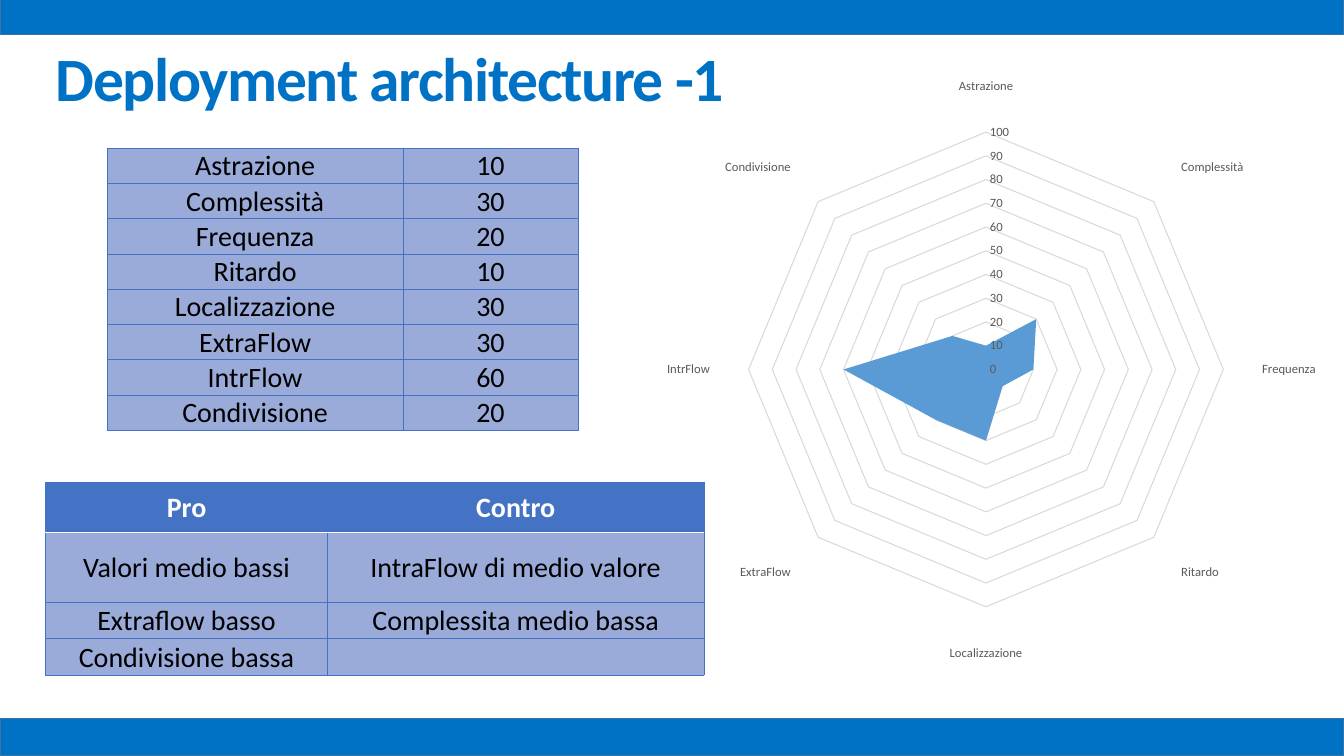
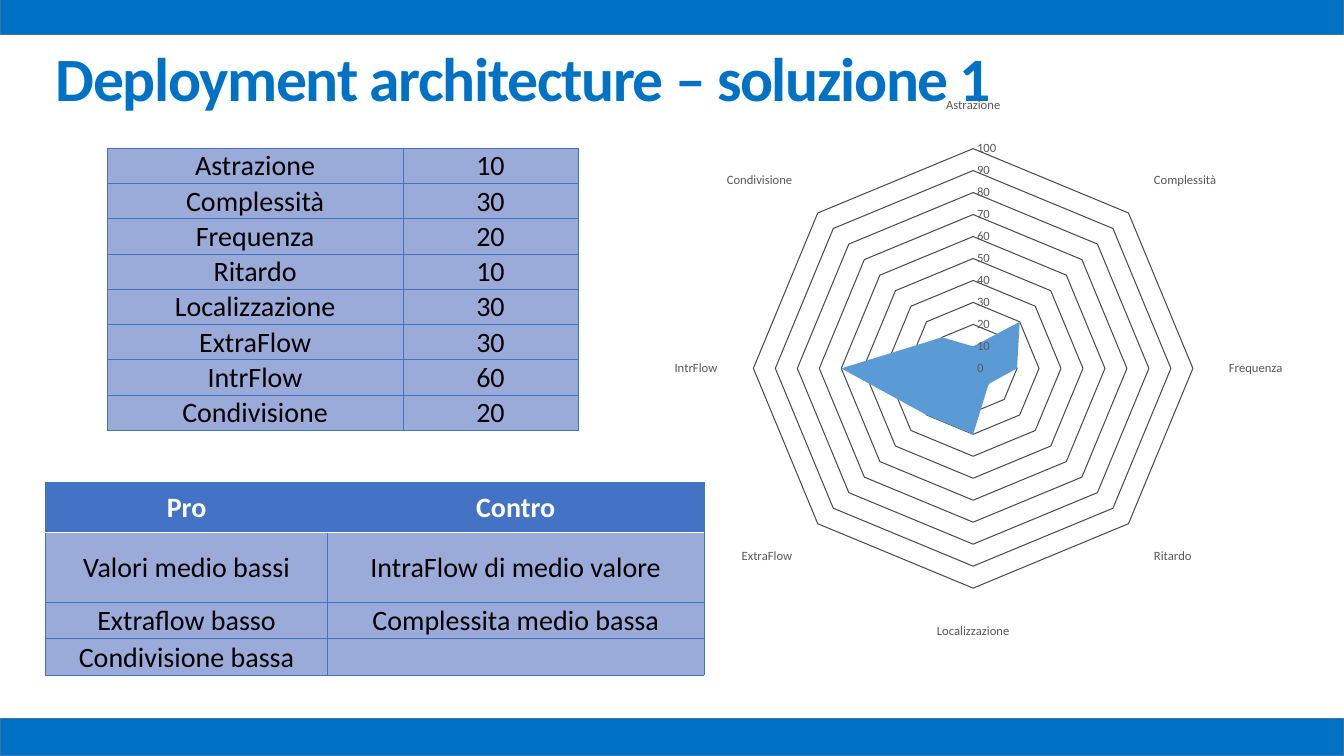
Before and after one commit to mz1991/ProgettoFebbraio2015, a slide deck: slide 34 of Febbraio 2015.pptx. Drawn at 1344x756 pixels with LibreOffice and Linux fonts; fonts in the diff are those of the drawing. Boxes give left, top, right and bottom in pixels: in the first picture for what was removed or moved away, otherwise in the second. Text is boxed around its words. In the diff, an @@ line names an element or a change of style, - is before the commit and + after.

```diff
--- a/Febbraio 2015.pptx
+++ b/Febbraio 2015.pptx
@@ text at bbox=[56, 57, 991, 111]: text changed @@
-Deployment architecture -1
+Deployment architecture – soluzione 1
@@ radar filled chart at bbox=[469, 87, 1344, 650] @@
@@ value axis changed @@
@@ radar filled chart: place and size @@
-radar filled chart at bbox=[501, 67, 1344, 673]
+radar filled chart at bbox=[469, 87, 1344, 650]
```
Also in this commit, not shown: 12 other slides changed, 1 other file.
